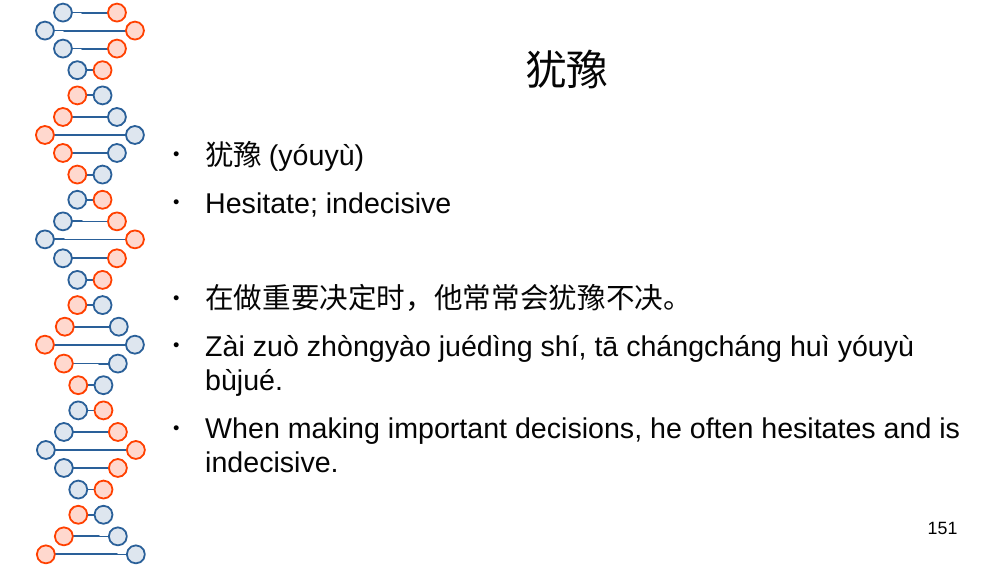
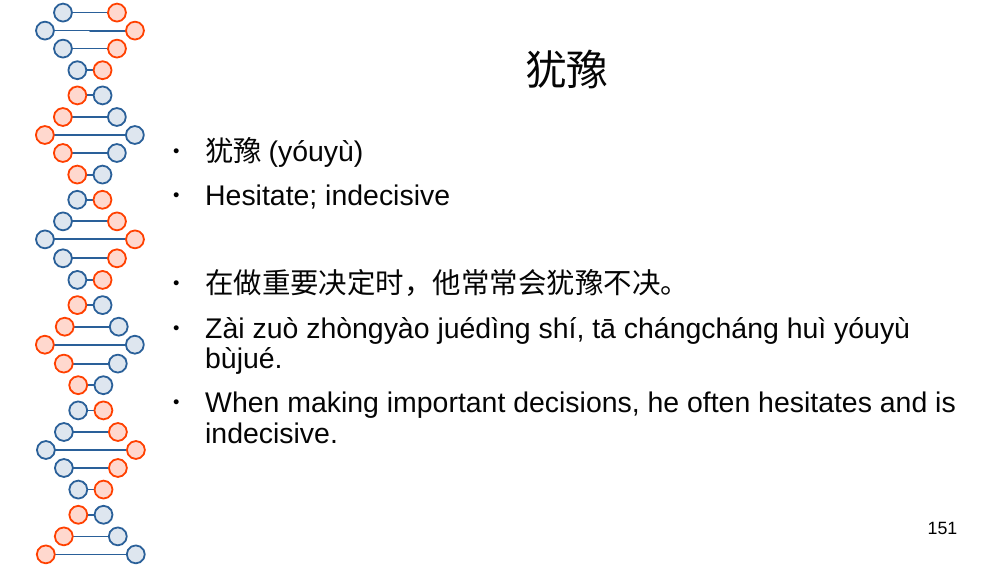
Before and after one commit to 23x41/HSK3.0, a slide deck: slide 151 of HSK 3.0 Level 5.pptx. Drawn at 1008x567 pixels with LibreOffice and Linux fonts; fonts in the diff are those of the drawing. Boxes give left, top, right and bottom in pixels: in the first picture for what was removed or moved away, otherwise in the second. Text is boxed around its words. In the diff, an @@ line names an element or a change of style, - is before the commit and + after.

```diff
--- a/HSK 3.0 Level 5.pptx
+++ b/HSK 3.0 Level 5.pptx
@@ text "犹豫 (yóuyù)" at (205, 137, 956, 444): size 22.5 to 22.4 pt; line spacing 1 to 0.9 @@
```
Also in this commit, not shown: 200 other slides changed, 79 slides added, 1 other file.
